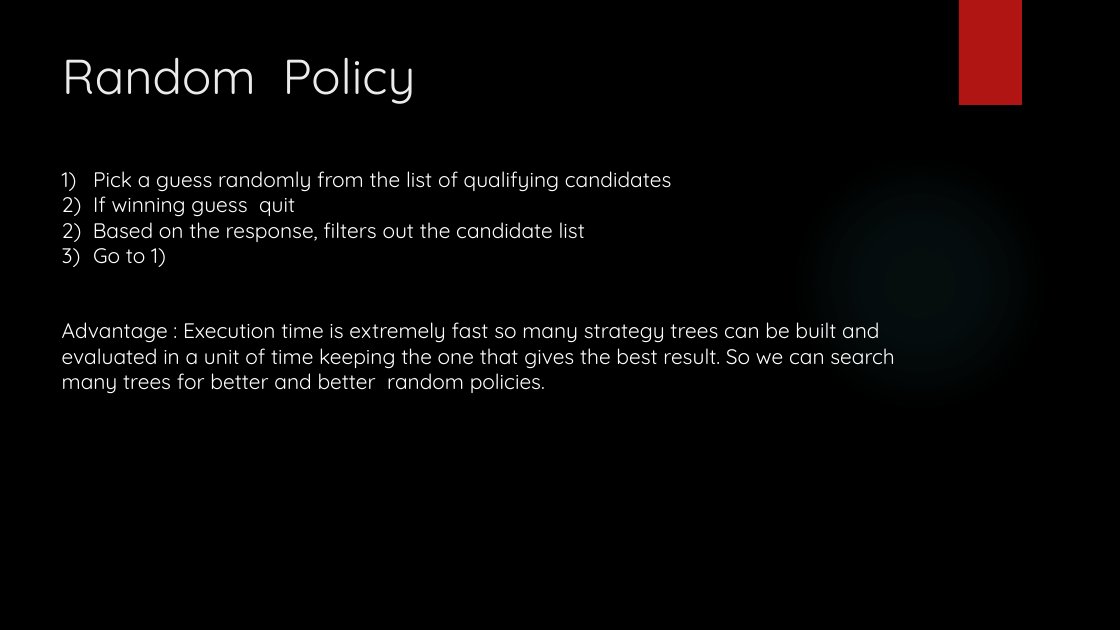
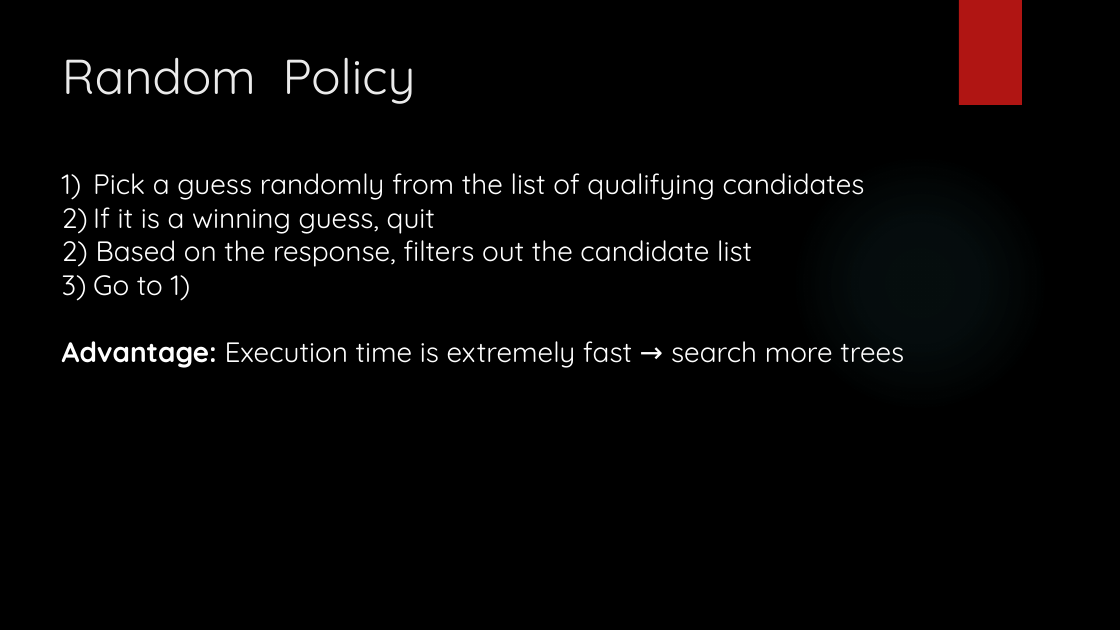
Before and after one commit to gilsh2/final_ai_project, a slide deck: slide 8 of ai_final_project_mastermind.pptx. Drawn at 1120x630 pixels with LibreOffice and Linux fonts; fonts in the diff are those of the drawing; background and template pictures are left out. Boxes give left, top, right and bottom in pixels: in the first picture for what was removed or moved away, otherwise in the second. Text is boxed around its words. In the diff, an @@ line names an element or a change of style, - is before the commit and + after.

```diff
--- a/ai_final_project_mastermind.pptx
+++ b/ai_final_project_mastermind.pptx
@@ text at bbox=[62, 173, 865, 301]: size 18 to 24 pt in "Pick a guess randomly from the list ...", "2) Based on the response, filters out ...", "Go to 1)" @@
@@ text at bbox=[93, 199, 435, 234]: text changed; size 18 to 24 pt @@
-2) If winning guess quit
+2) If it is a winning guess, quit
@@ text at bbox=[62, 341, 904, 368]: text changed; size 18 to 24 pt @@
-Advantage : Execution time is extremely fast so many strategy trees can be built and evaluated in a unit of time keeping the one that gives the best result. So we can search many trees for better and better random policies.
+Advantage: Execution time is extremely fast → search more trees
```
Also in this commit, not shown: 12 other slides changed, 1 slide removed.
